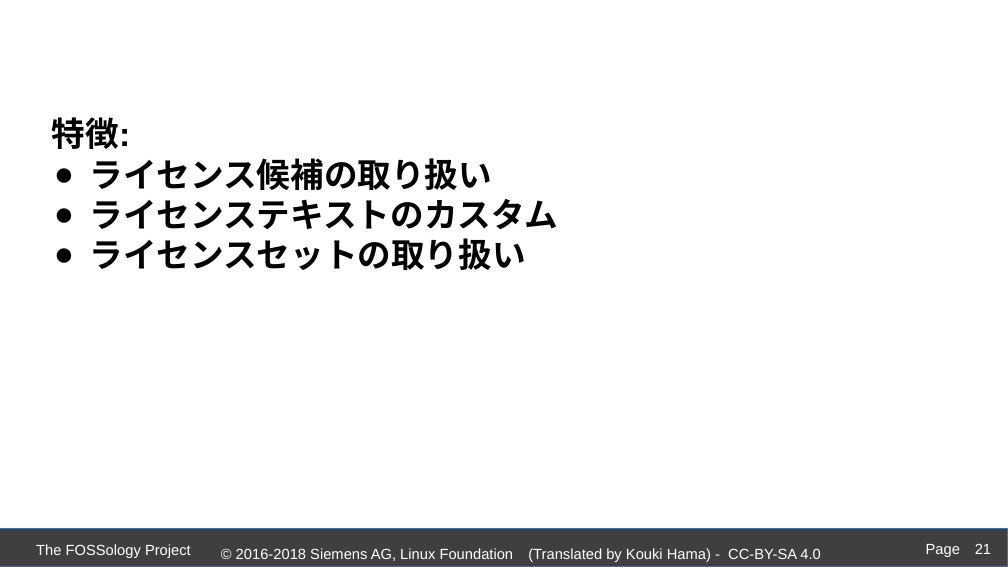
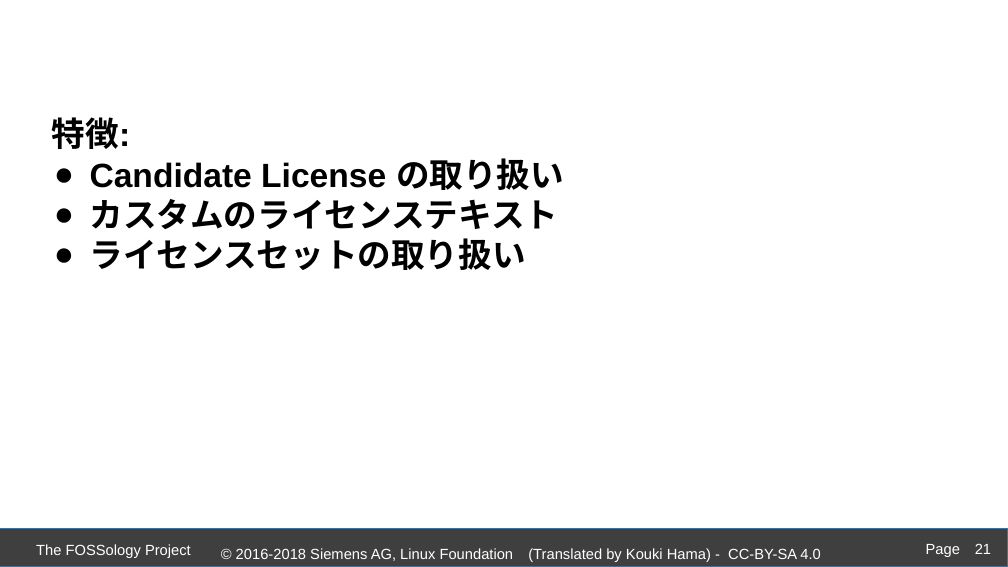
Before and after one commit to fossology/FOSSologySlides, a slide deck: slide 21 of Module-D-JPN-Acceleration-Features.pptx. Drawn at 1008x567 pixels with LibreOffice and Linux fonts; fonts in the diff are those of the drawing; background and template pictures are left out. Boxes give left, top, right and bottom in pixels: in the first picture for what was removed or moved away, otherwise in the second. Text is boxed around its words. In the diff, an @@ line names an element or a change of style, - is before the commit and + after.

```diff
--- a/Module-D-JPN-Acceleration-Features.pptx
+++ b/Module-D-JPN-Acceleration-Features.pptx
@@ text at box(90, 158, 564, 229): text changed @@
-● ライセンス候補の取り扱い
-● ライセンステキストのカスタム
+● Candidate License の取り扱い
+● カスタムのライセンステキスト
```
Also in this commit, not shown: 15 other slides changed.
